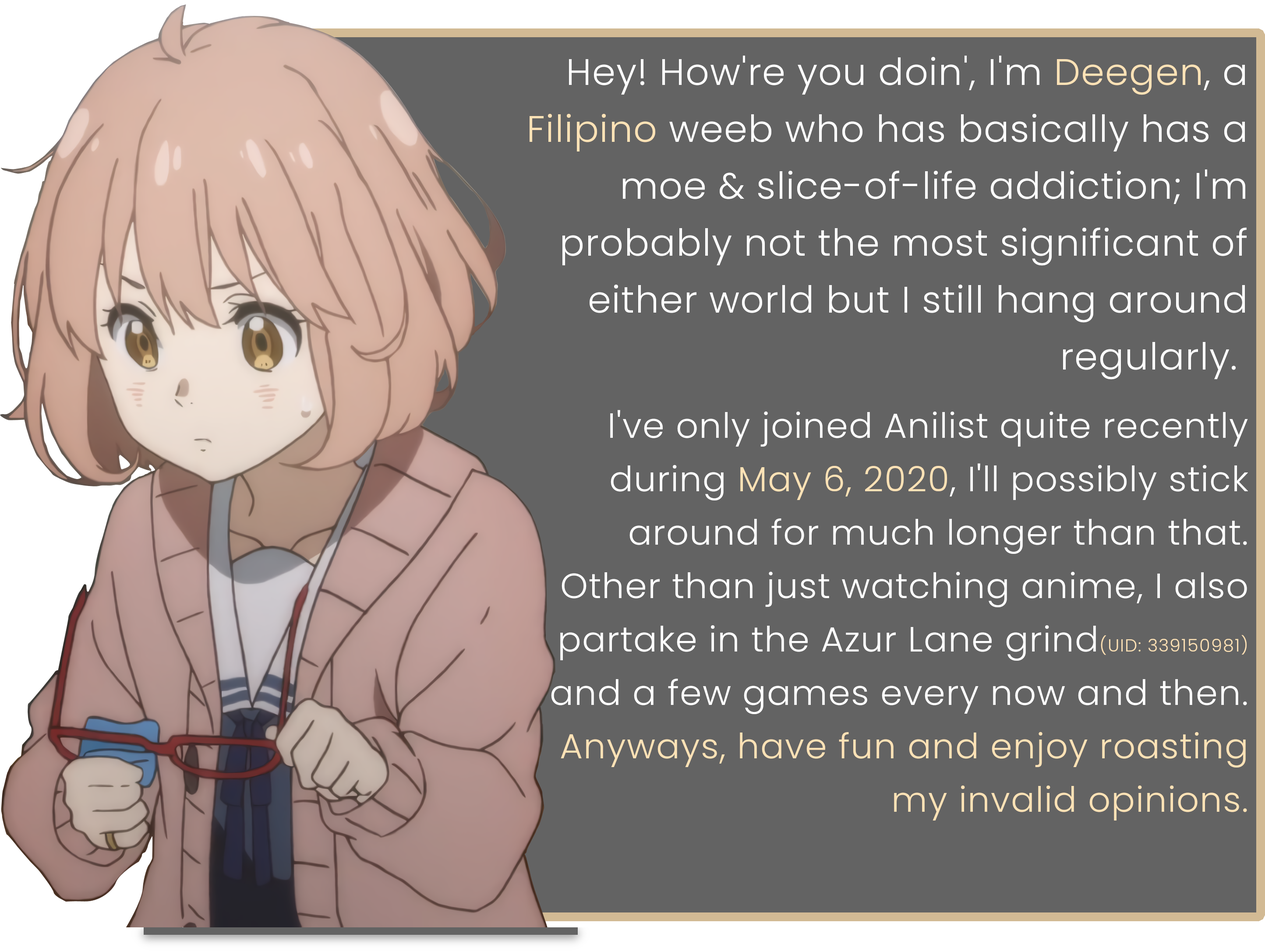
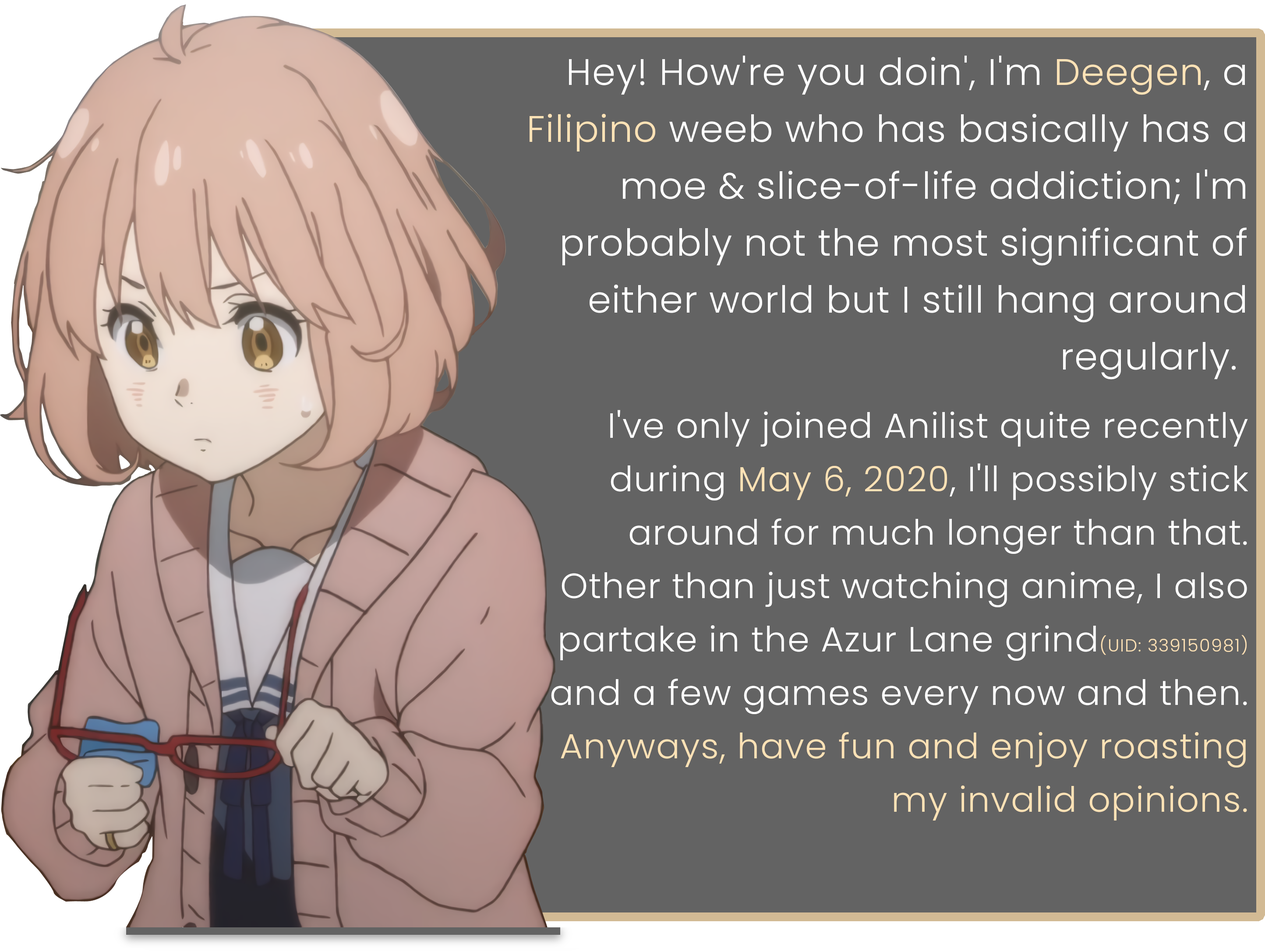
Two versions of the same layered image (1265px x 951px). Layer-by-layer changes:
painted on "kuri intro.png" over left=117, top=927, right=587, bottom=948
